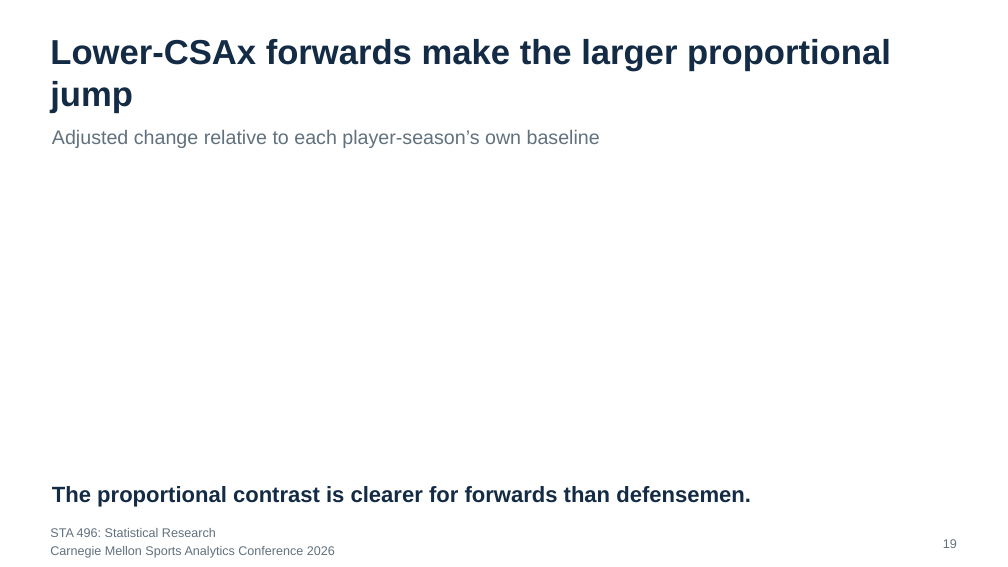
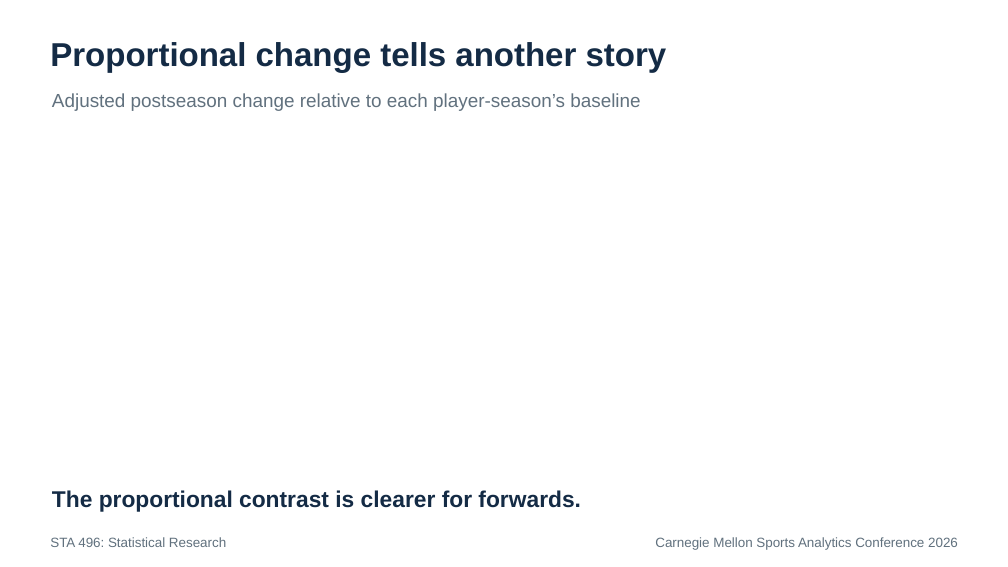
Before and after one commit to RentoSaijo/CSAx_STA496, a slide deck: slide 34 of reports/presentation.pptx (slide 19 before the commit). Drawn at 1008x567 pixels with LibreOffice and Linux fonts; fonts in the diff are those of the drawing. Boxes give left, top, right and bottom in pixels: in the first picture for what was removed or moved away, otherwise in the second. Text is boxed around its words. In the diff, an @@ line names an element or a change of style, - is before the commit and + after.

```diff
--- a/reports/presentation.pptx
+++ b/reports/presentation.pptx
@@ text removed at (50,39,891,113) @@
-Lower-CSAx forwards make the larger proportional jump
@@ text added at (50,42,667,72), 31.5 pt, text #142B45, bold @@
+Proportional change tells another story
@@ text at (52,93,640,111): text changed; size 18.8 to 18 pt @@
-Adjusted change relative to each player-season’s own baseline
+Adjusted postseason change relative to each player-season’s baseline
@@ text at (52,490,581,511): text changed; size 21 to 21.8 pt @@
-The proportional contrast is clearer for forwards than defensemen.
+The proportional contrast is clearer for forwards.
@@ text "STA 496: Statistical Research": place and size @@
-text "STA 496: Statistical Research" at (50,528,216,537)
+text "STA 496: Statistical Research" at (50,537,226,547)
@@ text "STA 496: Statistical Research" at (50,537,226,547): size 12 to 12.8 pt @@
@@ text "Carnegie Mellon Sports Analytics Conference ...": place and size @@
-text "Carnegie Mellon Sports Analytics Conference ..." at (50,546,335,558)
+text "Carnegie Mellon Sports Analytics Conference ..." at (655,537,958,550)
@@ text "Carnegie Mellon Sports Analytics Conference ..." at (655,537,958,550): size 12 to 12.8 pt; alignment left to right @@
@@ text removed at (943,539,957,548) @@
-19
```
Also in this commit, not shown: 20 other slides changed, 24 slides added, 9 slides removed, 1 other file.
